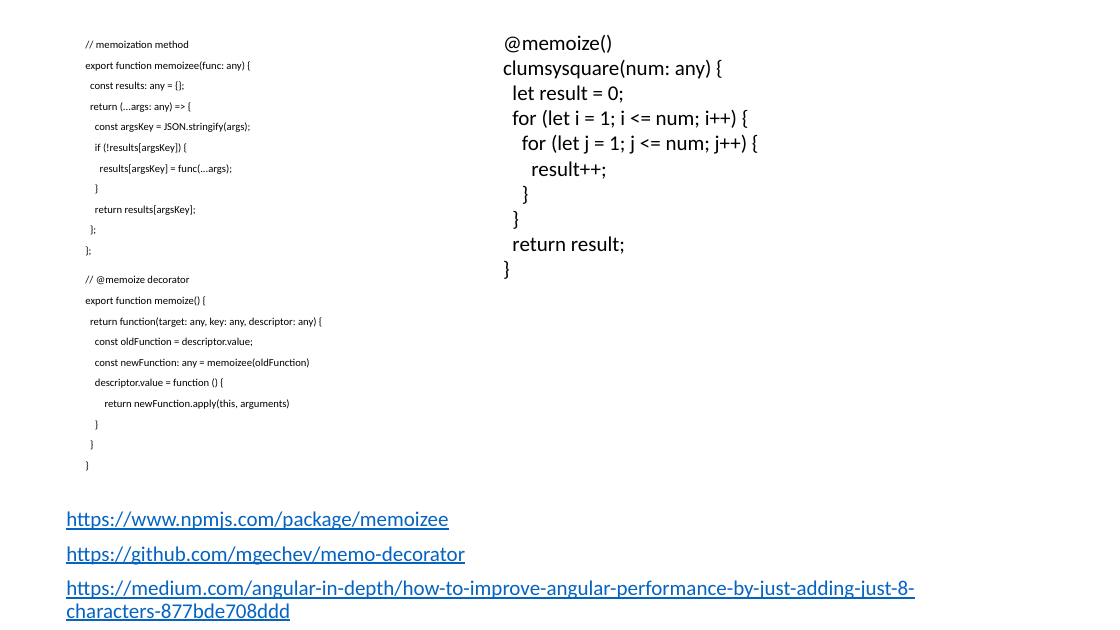
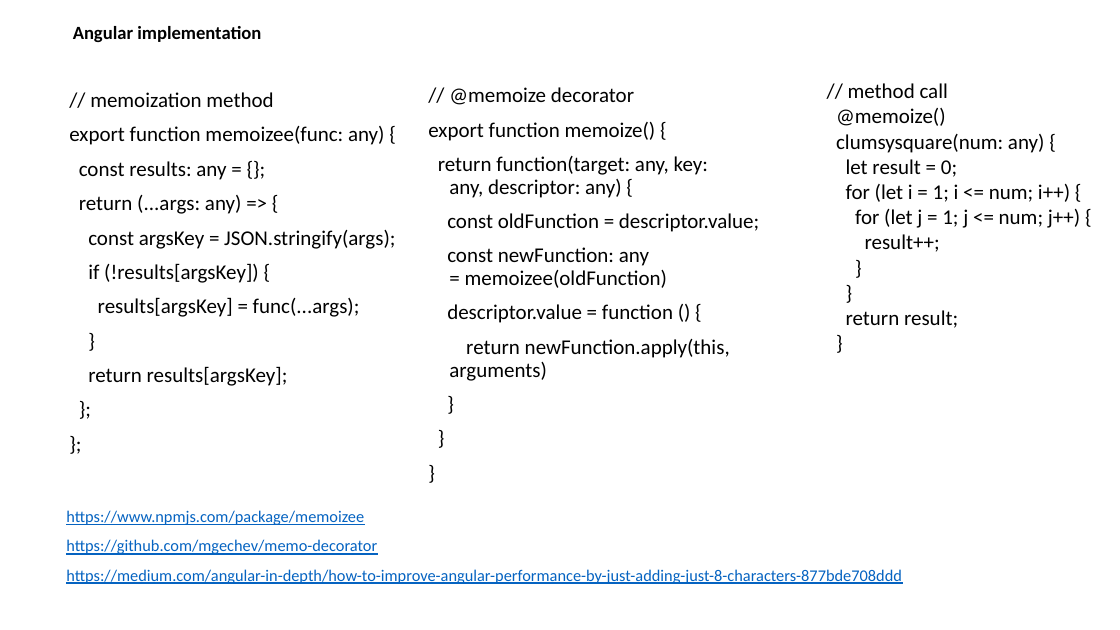
Before and after one commit to marius-oprea/onPush, a slide deck: slide 6 of presentation/Presentation.pptx (slide 5 before the commit). Drawn at 1120x630 pixels with LibreOffice and Linux fonts; fonts in the diff are those of the drawing. Boxes give left, top, right and bottom in pixels: in the first picture for what was removed or moved away, otherwise in the second. Text is boxed around its words. In the diff, an @@ line names an element or a change of style, - is before the commit and + after.

Commit message:
update to presentation

```diff
--- a/presentation/Presentation.pptx
+++ b/presentation/Presentation.pptx
@@ text added at [73, 26, 261, 42], 16 pt, text #000000, bold @@
+Angular implementation
@@ text "// memoization method": place and size @@
-text "// memoization method" at [85, 40, 317, 409]
+text "// memoization method" at [69, 92, 395, 386]
@@ text "// memoization method" at [69, 92, 395, 386]: size 9.1 to 18 pt; line spacing 0.7 to 0.9 @@
@@ text "// method call": place and size @@
-text "// method call" at [503, 35, 747, 254]
+text "// method call" at [836, 83, 1080, 328]
@@ text added at [428, 87, 759, 381], 18 pt, text #000000 @@
+// @memoize decorator
+export function memoize() {
+return function(target: any, key: any, descriptor: any) {
+const oldFunction = descriptor.value;
+const newFunction: any = memoizee(oldFunction)
+descriptor.value = function () {
+return newFunction.apply(this, arguments)
+}
+}
+}
@@ text at [848, 83, 948, 98]: paragraph added @@
+// method call
@@ text at [85, 275, 317, 409]: paragraphs removed @@
-// @memoize decorator
-export function memoize() {
-return function(target: any, key: any, descriptor: any) {
-const oldFunction = descriptor.value;
-const newFunction: any = memoizee(oldFunction)
-descriptor.value = function () {
-return newFunction.apply(this, arguments)
-}
-}
-}
@@ text "https://www.npmjs.com/package/memoizee" at [66, 510, 902, 584]: size 18 to 14 pt @@
```
Also in this commit, not shown: 3 other slides changed, 1 slide added, 6 other files.
